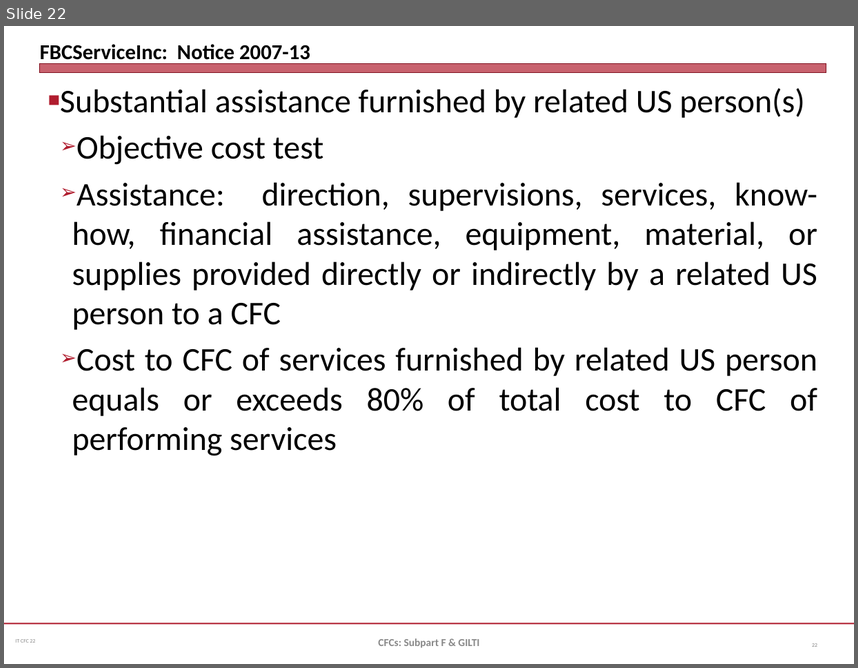
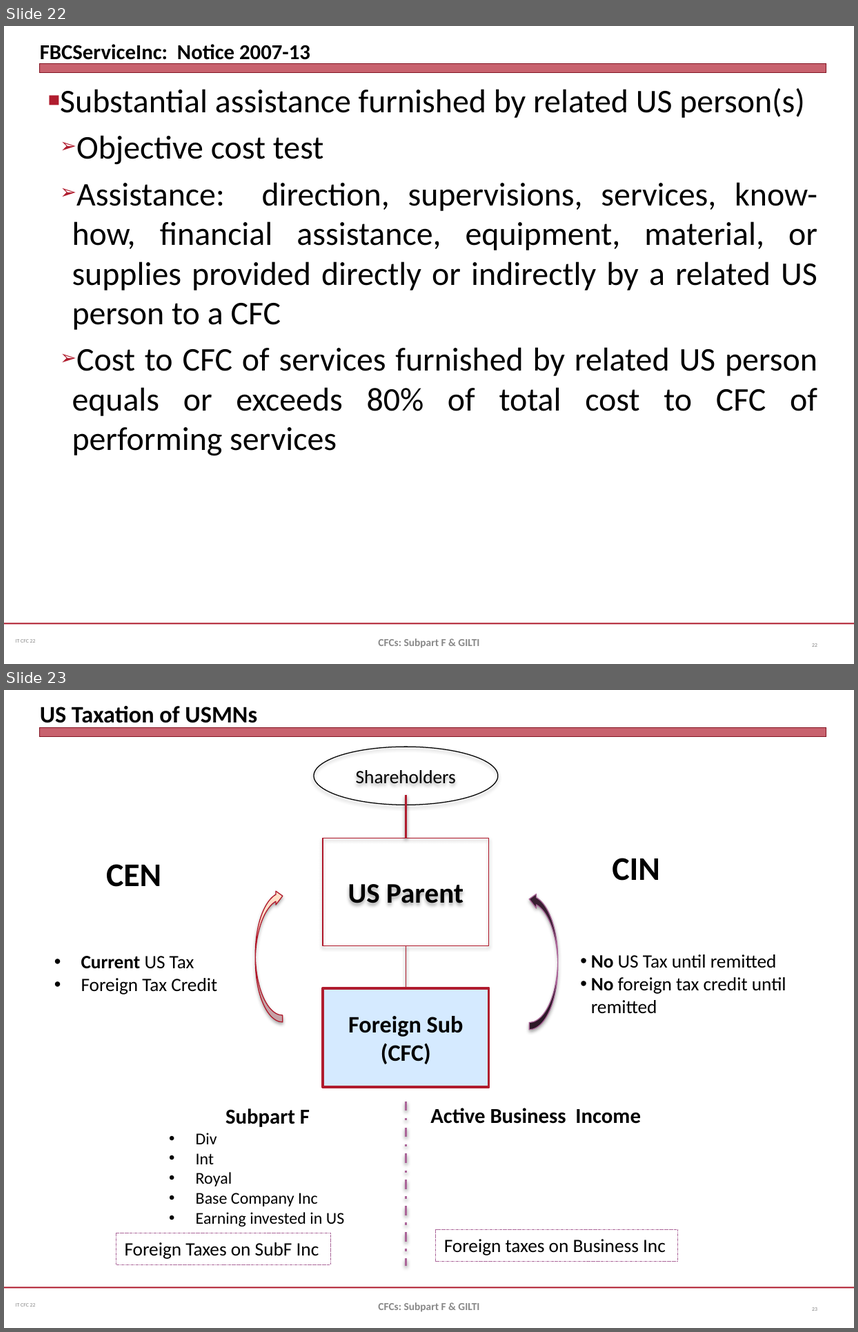
Before and after one commit to jmc877/International-Tax, a slide deck: slides/IT_CFC_22_1.pptx. Shown one above the other, each under a label of ours: slide 22 before the commit, slides 22 and 23 after it. The pictures are 858x668 and 858x1332 pixels, drawn with LibreOffice and Linux fonts; fonts in the diff are those of the drawing. Boxes give left, top, right and bottom in pixels: in the first picture for what was removed or moved away, otherwise in the second. Text is boxed around its words. In the diff, an @@ line names an element or a change of style, - is before the commit and + after.

```diff
--- a/slides/IT_CFC_22_1.pptx
+++ b/slides/IT_CFC_22_1.pptx
@@ slide 23 added at [4,690,854,1328], background #FFFFFF; not listed: 3 template elements that a slide beside it also shows @@
@@ title added at [40,706,257,729], 20 pt, text #000000, bold @@
+US Taxation of USMNs
@@ ellipse added at [313,747,498,805], outline #000000 0.75 pt, 16 pt, text #000000 @@
+Shareholders
@@ line added from (406, 795) to (406, 838), #B01C2E 2 pt @@
@@ rectangle added at [323,838,488,946], outline #B0182A 0.75 pt, 24 pt, text #000000, bold @@
+US Parent
@@ text added at [106,864,161,887], 28 pt, text #000000, bold @@
+CEN
@@ text added at [612,858,660,880], 28 pt, text #000000, bold @@
+CIN
@@ curved left arrow added at [256,889,283,1021], fill gradient #FFDFC8 to #F7CAD0, outline #B0182A 0.75 pt @@
@@ curved left arrow added at [529,891,558,1029], fill #381F31, outline #AB6699 0.75 pt @@
@@ text added at [81,956,217,994], 16 pt, text #000000 @@
+• Current US Tax
+• Foreign Tax Credit
@@ line added from (406, 946) to (406, 988), #B01C2E 1 pt @@
@@ text added at [591,954,786,1014], 16 pt, text #000000 @@
+• No US Tax until remitted
+• No foreign tax credit until remitted
@@ rectangle added at [323,988,488,1087], fill #D6EAFF, outline #B01C2E 2 pt, 20 pt, text #000000, bold @@
+Foreign Sub
+(CFC)
@@ line added from (406, 1101) to (406, 1265), #AB6699 2 pt dashed @@
@@ text added at [196,1108,344,1226], 14 pt, text #000000 @@
+Subpart F
+• Div
+• Int
+• Royal
+• Base Company Inc
+• Earning invested in US
@@ text added at [430,1107,641,1123], 18 pt, text #000000, bold @@
+Active Business Income
@@ rectangle added at [116,1232,330,1264], outline #AB6699 0.25 pt dashed, 16 pt, text #000000 @@
+Foreign Taxes on SubF Inc
@@ rectangle added at [436,1229,677,1261], outline #AB6699 0.25 pt dashed, 16 pt, text #000000 @@
+Foreign taxes on Business Inc
@@ text added at [378,1302,479,1312], 9 pt, text #898989, bold @@
+CFCs: Subpart F & GILTI
@@ page number added at [812,1307,818,1310], 4.5 pt, text #808080 @@
+23
```
Also in this commit, not shown: 1 slide changed, 2 other slides added.
